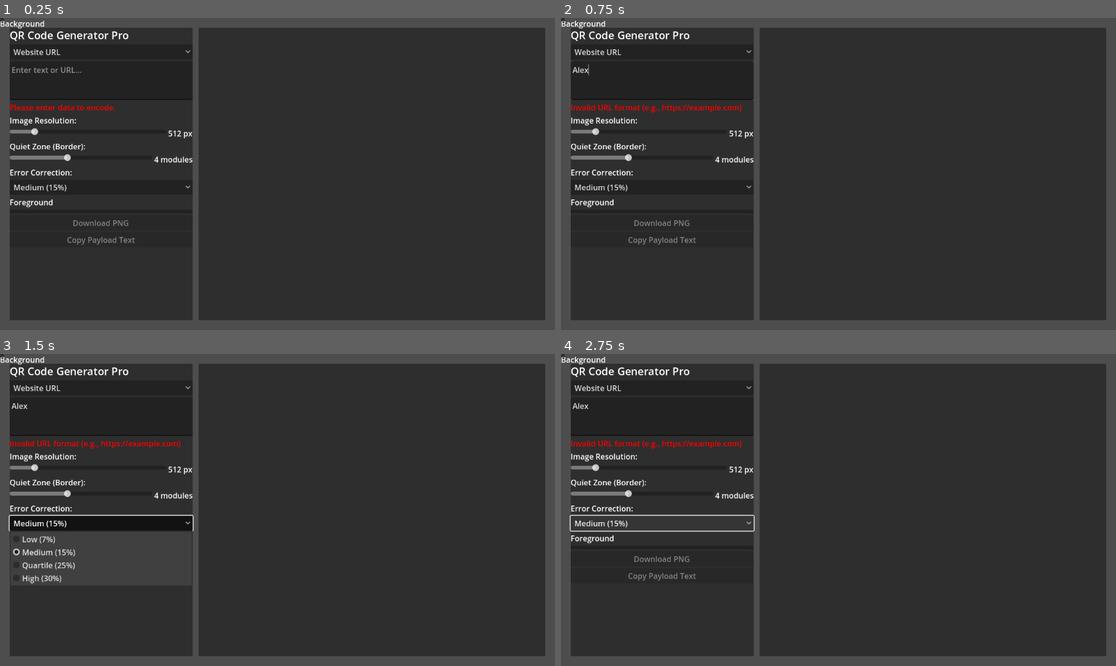
Above: before the commit, frames 1-4 (two rows, left to right).
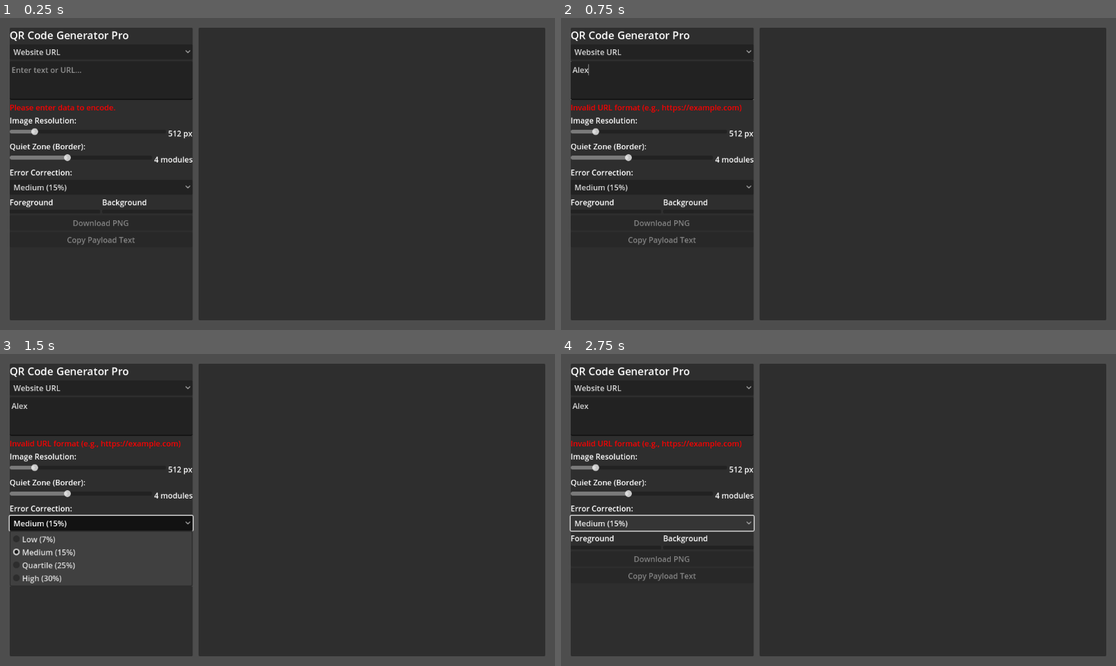
Above: after the commit, the same moments.

Repository: musafarno01-stack/Qr-Code-Generator
Game: Godot game, scene res://main.tscn
The game is run twice, just before and just after one commit, with the same random seed, the same clock (stepped at 60 frames per second) and the same inputs.
Inputs (mouse positions are in pixels of both pictures, inside the frame that each line leads up to):
- Up to frame 1 (0.25 s): no input
- Up to frame 2 (0.75 s): click (660, 80) at 0.52 s; type "Alex" at 0.6 s
- Up to frame 3 (1.5 s): click "Medium (15%)" at 1.25 s
- Up to frame 4 (2.75 s): click "Medium (15%)" at 2 s

The runs differ from the first frame. In frame 1, 0.2% of the frame differs, in the area x 0-27%, y 0-61%; in frame 2, 0.2%; in frame 3, 0.1%; in frame 4, 0.2%.
Error before the commit: Invalid assignment of property or key 'color' with value of type 'Color' on a base object of type 'null instance'. (res://scripts/main_ui.gd:43)

Commit message:
Update main.tscn

Diff:
--- a/main.tscn
+++ b/main.tscn
@@ -113,7 +113,7 @@
 unique_name_in_owner = true
 layout_mode = 2
 
-[node name="BG" type="VBoxContainer" parent="MarginContainer/HSplitContainer/ControlPanel/VBox/HBoxColors/BG"]
+[node name="BG" type="VBoxContainer" parent="MarginContainer/HSplitContainer/ControlPanel/VBox/HBoxColors"]
 layout_mode = 2
 size_flags_horizontal = 3
 
